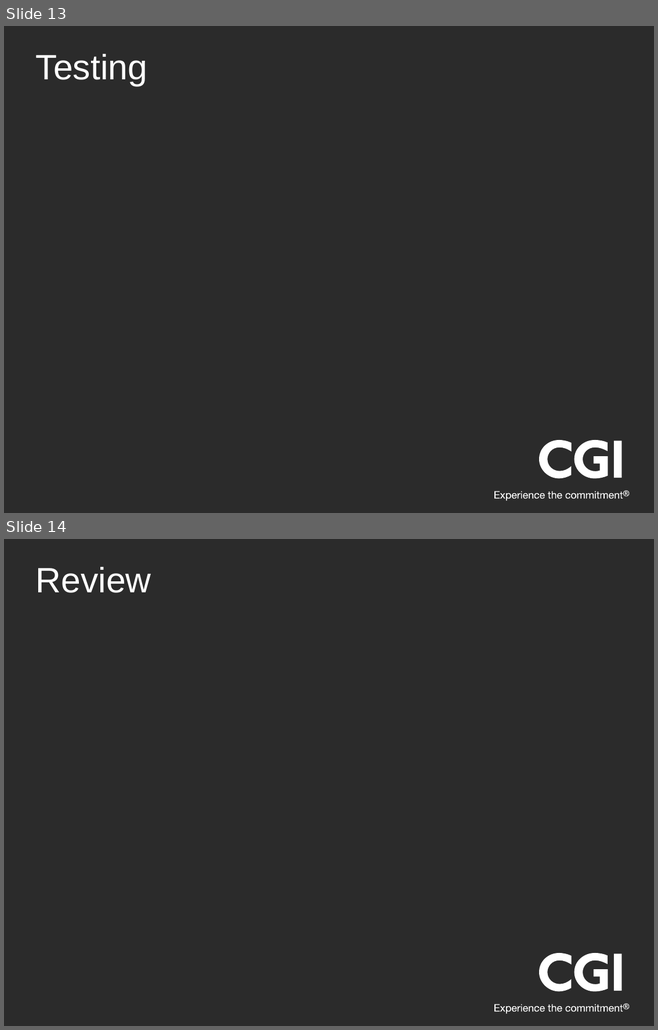
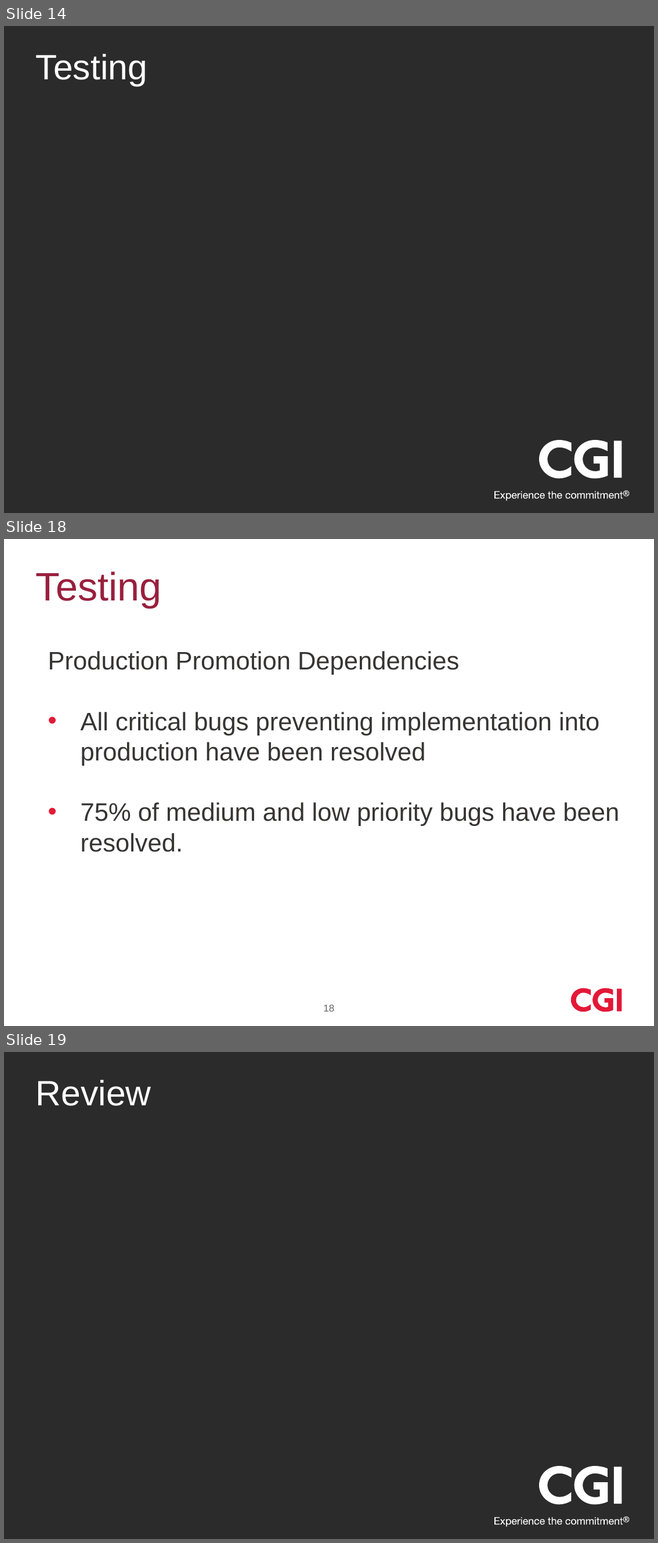
Before and after one commit to ChaseCGI/GoingGreen, a slide deck: Going Green Presentation.pptx. Shown one above the other, each under a label of ours: slides 13 and 14 before the commit, slides 14, 18 and 19 after it; the slides between them are not shown. The pictures are 658x1030 and 658x1543 pixels, drawn with LibreOffice and Linux fonts; fonts in the diff are those of the drawing; background and template pictures are left out; a plain dark background stands for a picture behind light text. Boxes give left, top, right and bottom in pixels: in the first picture for what was removed or moved away, otherwise in the second. Text is boxed around its words. In the diff, an @@ line names an element or a change of style, - is before the commit and + after.

```diff
--- a/Going Green Presentation.pptx
+++ b/Going Green Presentation.pptx
@@ slide 18 added at (4,539,654,1026), background #FFFFFF @@
@@ title added at (36,571,162,608), 44 pt, text #991F3D @@
+Testing
@@ text added at (48,651,619,852), 28 pt, text #363534 @@
+Production Promotion Dependencies
+• All critical bugs preventing implementation into production have been resolved
+• 75% of medium and low priority bugs have been resolved.
@@ freeform shape added at (571,988,590,1012), fill #E31837 @@
@@ freeform shape added at (593,988,614,1012), fill #E31837 @@
@@ rectangle added at (616,988,622,1011), fill #E31837 @@
@@ page number added at (323,1005,334,1012), 11 pt, text #666666 @@
+18
@@ what was slide 13 is now slide 14 @@
@@ what was slide 14 is now slide 19 @@
```
Also in this commit, not shown: 1 slide changed, 4 other slides added, 1 other file.
